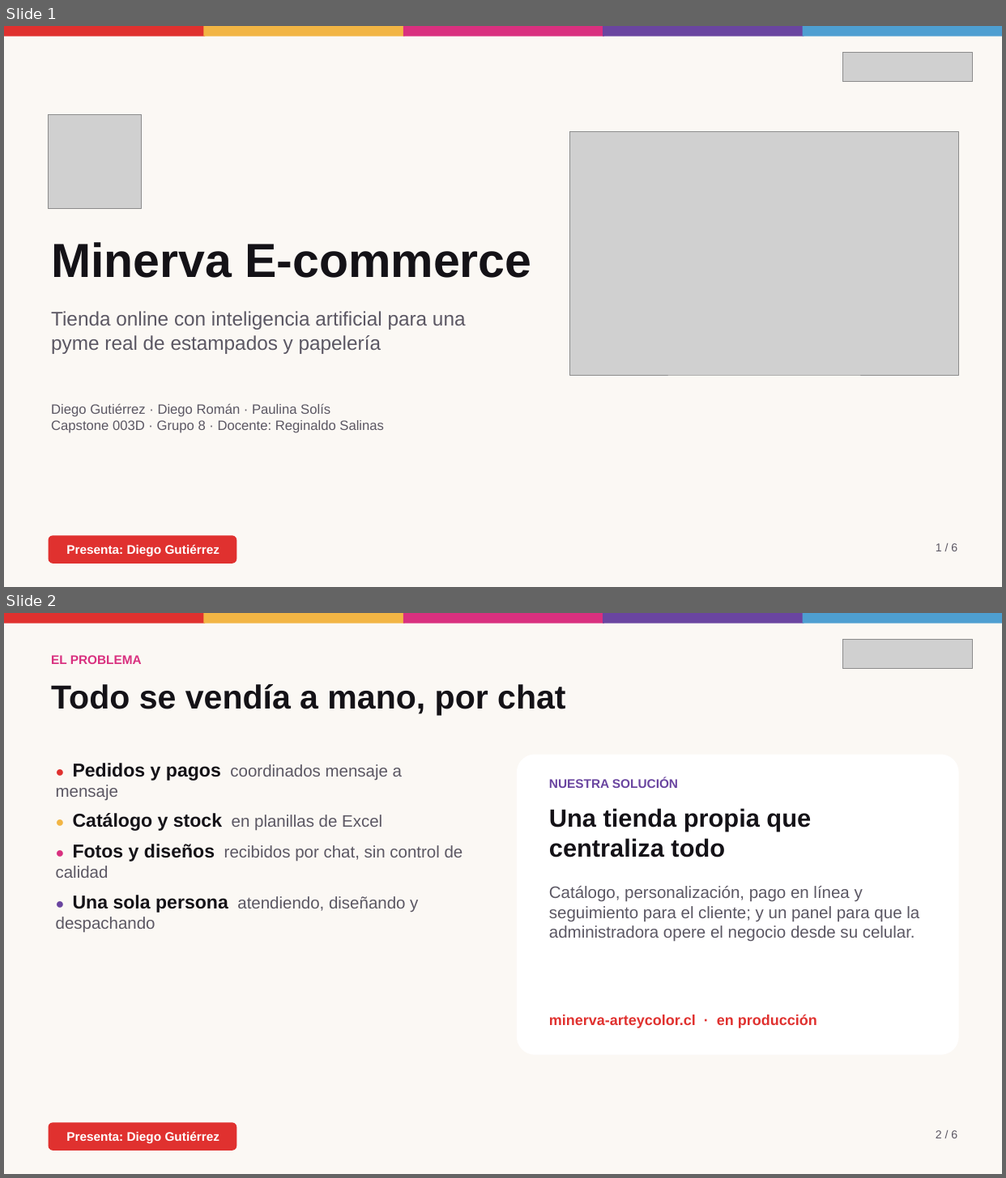
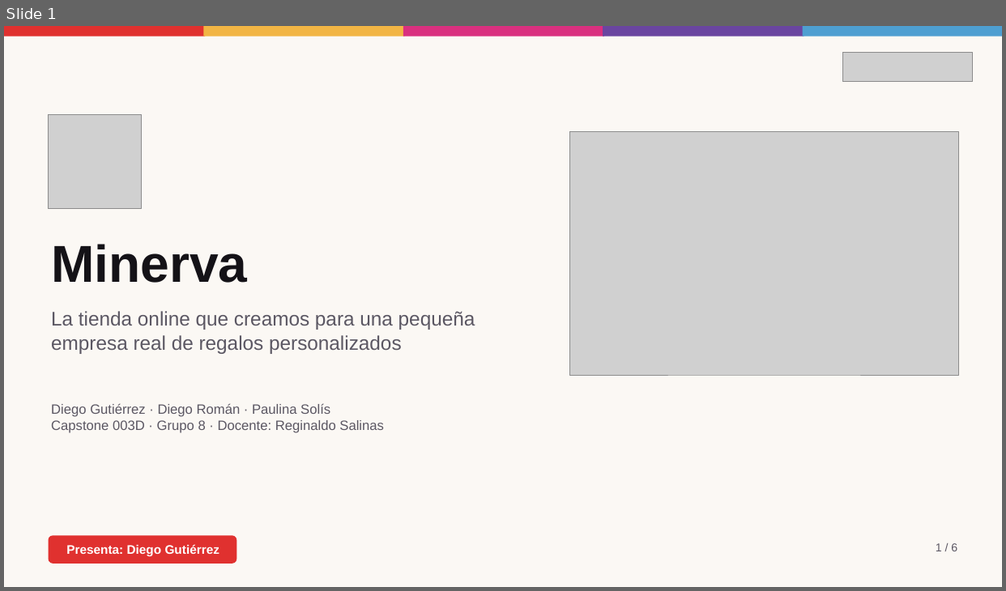
Before and after one commit to Gutixd/2026_2_MA_CAPSOTONE_003D_GRUPO_08, a slide deck: Fase 3/Evidencias Grupales/Presentacion Fase 3 - Minerva (2 min).pptx. Shown one above the other, each under a label of ours: slides 1 and 2 before the commit, slide 1 after it. The pictures are 1006x1178 and 1006x591 pixels, drawn with LibreOffice and Linux fonts; fonts in the diff are those of the drawing; grey boxes stand for pictures. Boxes give left, top, right and bottom in pixels: in the first picture for what was removed or moved away, otherwise in the second. Text is boxed around its words. In the diff, an @@ line names an element or a change of style, - is before the commit and + after.

```diff
--- a/Fase 3/Evidencias Grupales/Presentacion Fase 3 - Minerva (2 min).pptx
+++ b/Fase 3/Evidencias Grupales/Presentacion Fase 3 - Minerva (2 min).pptx
@@ slide 2 removed at (4,613,1002,1174), background #FBF8F4 @@
@@ rectangle removed at (4,613,206,624) @@
@@ rectangle removed at (204,613,405,624) @@
@@ rectangle removed at (403,613,604,624) @@
@@ rectangle removed at (603,613,804,624) @@
@@ rectangle removed at (803,613,1002,624) @@
@@ text removed at (51,655,142,664) @@
-EL PROBLEMA
@@ picture removed at (843,639,973,668) @@
@@ text removed at (51,684,565,715) @@
-Todo se vendía a mano, por chat
@@ rounded rectangle removed at (517,755,959,1055) @@
@@ text removed at (56,763,463,933) @@
-● Pedidos y pagos coordinados mensaje a mensaje
-● Catálogo y stock en planillas de Excel
-● Fotos y diseños recibidos por chat, sin control de calidad
-● Una sola persona atendiendo, diseñando y despachando
@@ text removed at (549,777,678,788) @@
-NUESTRA SOLUCIÓN
@@ text removed at (549,808,811,858) @@
-Una tienda propia que centraliza todo
@@ text removed at (549,886,919,942) @@
-Catálogo, personalización, pago en línea y seguimiento para el cliente; y un panel para que la administradora opere el negocio desde su celular.
@@ text removed at (549,1015,817,1029) @@
-minerva-arteycolor.cl · en producción
@@ rounded rectangle removed at (49,1122,236,1151) @@
-Presenta: Diego Gutiérrez
@@ text removed at (936,1131,957,1139) @@
-2 / 6
@@ slide 1 changed as well @@
@@ text at (51,244,247,283): text changed; size 46 to 50 pt @@
-Minerva E-commerce
+Minerva
@@ text at (51,311,475,354): text changed @@
-Tienda online con inteligencia artificial para una pyme real de estampados y papelería
+La tienda online que creamos para una pequeña empresa real de regalos personalizados
```
Also in this commit, not shown: 5 slides added, 4 other slides removed.
